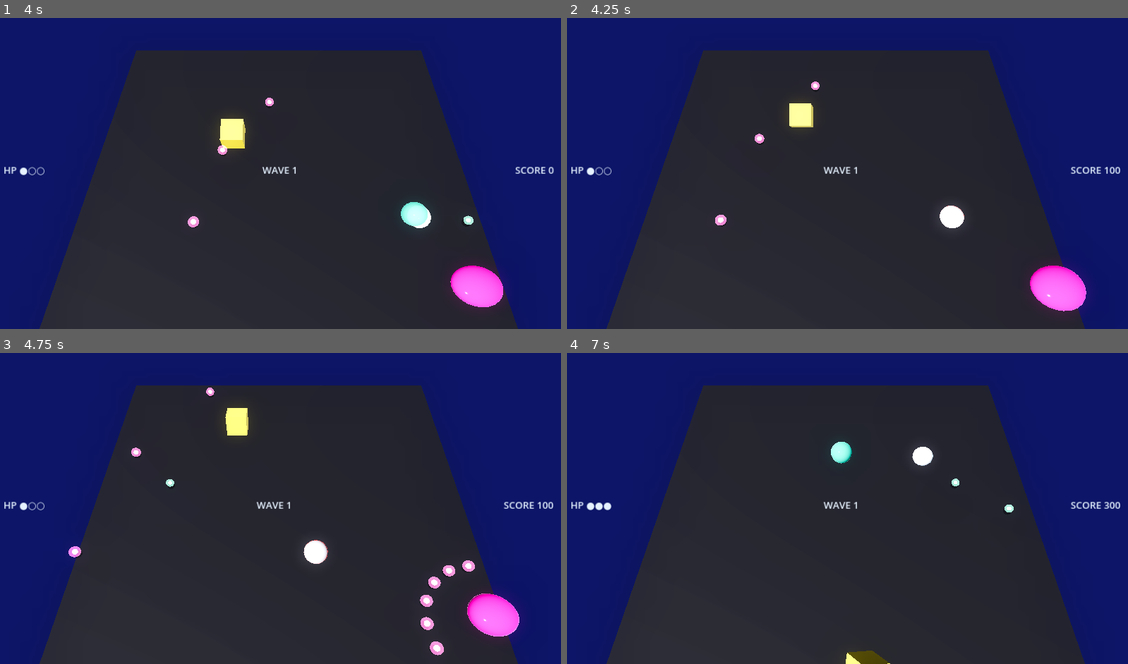
Above: before the commit, frames 1-4 (two rows, left to right).
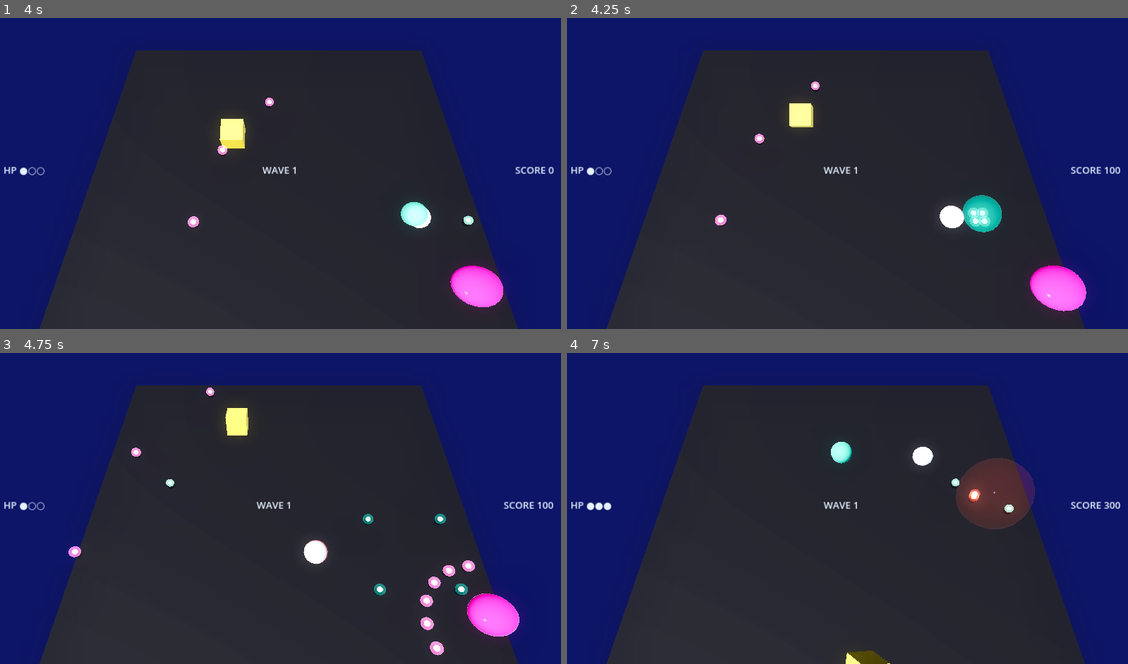
Above: after the commit, the same moments.

Repository: mbace1/toko-drop-godot
Game: Godot game, scene res://scenes/main.tscn
Same seed, same stepped clock (60 frames per second), same inputs: the game is played once before the commit and once after it.
Inputs (mouse positions are in pixels of both pictures, inside the frame that each line leads up to):
- Up to frame 1 (4 s): tap Enter at 0.5 s; move the mouse to (403, 154) at 0.52 s; press the mouse at (403, 154) at 0.53 s; hold D (move_right) 0.53-1.28 s; move the mouse to (168, 185) at 1.27 s; release the mouse at (168, 185) at 1.28 s; hold S (move_down) 1.28-2.03 s; tap Space (dash) at 1.35, 3.6 s; click (168, 185) at 1.55 s; move the mouse to (336, 101) at 2.02 s; press the mouse at (336, 101) at 2.03 s; hold D (move_right) 2.03-2.78 s; move the mouse to (252, 232) at 2.77 s; release the mouse at (252, 232) at 2.78 s; hold W (move_up) 2.78-3.53 s; click (252, 232) at 2.85 s; move the mouse to (448, 217) at 3.52 s; press the mouse at (448, 217) at 3.53 s; hold A (move_left) from 3.53 s (still down)
- Up to frame 2 (4.25 s): keep holding A (move_left)
- Up to frame 3 (4.75 s): keep holding A (move_left); move the mouse to (106, 458) at 4.27 s; release the mouse at (106, 458) at 4.28 s; click (106, 458) at 4.35 s
- Up to frame 4 (7 s): move the mouse to (875, 505) at 5.02 s; release A (move_left) at 5.03 s; press the mouse at (875, 505) at 5.03 s; hold S (move_down) 5.03-5.78 s; move the mouse to (763, 424) at 5.77 s; release the mouse at (763, 424) at 5.78 s; hold D (move_right) 5.78-6.53 s; tap Space (dash) at 5.85 s; click (763, 424) at 6.05 s; move the mouse to (970, 489) at 6.52 s; press the mouse at (970, 489) at 6.53 s; hold W (move_up) from 6.53 s (still down)

Frame 1 is identical in both runs. In frame 2, 0.7% of the frame differs, in the area x 70-78%, y 56-69%; in frame 3, 0.2%; in frame 4, 2.5%, in the area x 69-84%, y 33-57%.

Commit message:
Add death pops and revenge volleys — the corpses bite back
CLOSE COMBAT, which is half the game's own tagline and was the top open item
in PORT_STATUS. Killed bodies no longer vanish mid-frame: they swell 1+t*1.3
while fading on a squared curve over 0.28s (enemy.js updateDeath), leaving
the live list immediately so they can neither be shot again nor hold up a
wave clear, and finishing the pop in WaveDirector.corpses.

On death each body fires a retaliation that SPEAKS ITS SPECIES' LANGUAGE
(main.js onKill, v220): SPITTOR spits a slow aimed burst of 3, FANNER throws
a slow fan of 5, everything else blooms the classic ring. All at
TUNING.revenge.speedMult 0.6 — slow and grazeable, so it demands its own
strategy instead of imitating living fire — behind the source's own
240-bullet pool guard so a mass grave cannot starve the living of bullets.

Revenge also never wears living colours: the palette shift sends warm to dark
blood, yellow to poison green, cool to deep venom, so the two attack classes
read apart at a glance.

Smoke test 41 -> 55 checks; game boots clean headless.

Co-Authored-By: Claude Sonnet 5 <noreply@anthropic.com>
Claude-Session: https://claude.ai/code/session_01YVYCthnnpMWQ6WawyhARue

Diff:
--- a/scripts/bullet_pool.gd
+++ b/scripts/bullet_pool.gd
@@ -97,11 +97,13 @@
 
 ## isPlayer -> is_player, fat -> bigger slow lob shot (BAMBU-style, unused yet
 ## but kept so enemy scripts can opt in without a pool API change later).
-func spawn_dir(x: float, z: float, dx: float, dz: float, is_player: bool, color = null, fat: bool = false) -> void:
+## speed_mult is what makes revenge fire readable: TUNING.revenge.speedMult is
+## 0.6 — "revenge is slow — the graze game, not a wall".
+func spawn_dir(x: float, z: float, dx: float, dz: float, is_player: bool, color = null, fat: bool = false, speed_mult: float = 1.0) -> void:
 	if _pool.is_empty():
 		return
 	var b: Bullet = _pool.pop_back()
-	var speed := PLAYER_SPEED if is_player else (3.5 if fat else ENEMY_SPEED)
+	var speed := (PLAYER_SPEED if is_player else (3.5 if fat else ENEMY_SPEED)) * speed_mult
 	b.x = x
 	b.z = z
 	b.vx = dx * speed
--- a/scripts/enemy.gd
+++ b/scripts/enemy.gd
@@ -16,6 +16,13 @@
 
 const GEL_SHADER := preload("res://shaders/gel.gdshader")
 const HIT_WOBBLE_DECAY := 1.1   # TUNING.fx.hitWobbleDecay
+const DEATH_TIME := 0.28        # enemy.js updateDeath()
+const DEATH_GROWTH := 1.3       # "pop growth 3.2x -> 2.3x" => scale 1 + t*1.3
+
+## A corpse's retaliation SPEAKS THE SPECIES' LANGUAGE — TUNING.revenge.byType
+## (tuning.js line 237). Gunners spit a slow aimed burst, arc species throw a
+## slow fan, everything else blooms the classic ring.
+enum Revenge { RING, AIMED, FAN }
 
 var hp := 1
 var max_hp := 1
@@ -36,6 +43,12 @@
 var mesh: MeshInstance3D
 var mat: ShaderMaterial
 
+## Set by subclasses in init(); the fallback is RING (TUNING.revenge.fallback).
+var revenge_dialect := Revenge.RING
+
+var _dying := false
+var _death_t := 0.0
+var _base_alpha := 0.9
 var _t := 0.0                # free-running clock, also drives the gel ripple
 var _fire_t := 0.0           # counts UP toward fire_interval (enemy.js `_t`)
 var _telegraph_t := 0.0      # counts DOWN through the wind-up
@@ -76,7 +89,7 @@
 	mat.set_shader_parameter("gel_color", color)
 	mat.set_shader_parameter("rim_color", color.lightened(0.55))
 	mat.set_shader_parameter("wobble_amp", 0.0 if is_cube else 1.0)
-	mat.set_shader_parameter("alpha_amt", 0.9)
+	mat.set_shader_parameter("alpha_amt", _base_alpha)
 	mesh.material_override = mat
 	add_child(mesh)
 
@@ -98,9 +111,46 @@
 		return true
 	return false
 
+## Starts the death pop. The node is NOT freed here — WaveDirector moves it to
+## its corpse list and keeps calling update_death() until the pop finishes, so
+## a kill is something you SEE rather than a body vanishing mid-frame.
 func die() -> void:
 	alive = false
-	queue_free()
+	_dying = true
+	_death_t = DEATH_TIME
+
+## enemy.js updateDeath(): swells while fading on a SQUARED curve, so the body
+## is mostly transparent by the time it is large — the death stays readable
+## without a screen-filling flash. Returns true once the pop is over and the
+## node can be freed.
+func update_death(delta: float) -> bool:
+	if not _dying:
+		return true
+	_death_t -= delta
+	var t := 1.0 - maxf(_death_t, 0.0) / DEATH_TIME
+	mesh.scale = Vector3.ONE * (1.0 + t * DEATH_GROWTH)
+	mat.set_shader_parameter("alpha_amt", (1.0 - t) * (1.0 - t) * _base_alpha)
+	# The pre-death thrash: strongest at onset, fading as it bursts.
+	mat.set_shader_parameter("hit_wobble", maxf(0.0, _death_t / DEATH_TIME))
+	if _death_t <= 0.0:
+		_dying = false
+		return true
+	return false
+
+## TUNING.revenge.palette — a corpse never wears living colours. Warm shifts to
+## dark blood, yellow to poison green, cool to deep venom, so revenge fire and
+## living fire read apart at a glance (main.js revengeColor()).
+func revenge_color() -> Color:
+	var c := bullet_color if fire_interval > 0.0 else color
+	var h := c.h
+	var sat := c.s
+	var l := c.v
+	if h >= 0.10 and h <= 0.22:                     # yellowLo / yellowHi
+		return Color.from_hsv(0.285, maxf(sat, 0.75), 0.42)   # poison green
+	elif h < 0.10 or h > 0.92:                      # warmHiCut
+		return Color.from_hsv(h * 0.4 if h < 0.10 else h,
+			minf(1.0, sat * 1.2), maxf(0.30, l * 0.55))       # dark blood
+	return Color.from_hsv(h, minf(1.0, sat * 1.2), maxf(0.30, l * 0.5))  # deep venom
 
 ## Call from a subclass's update(delta) before its own movement. Advances the
 ## shared clock, decays hit-wobble and applies the spring squash (plus any
--- a/scripts/fanner.gd
+++ b/scripts/fanner.gd
@@ -35,6 +35,7 @@
 	setup(Color(1.0, 0.0, 0.667), 0.75, 1.4, 3, false)
 	bullet_color = Color(1.0, 0.4, 0.8)
 	fire_interval = 1.5
+	revenge_dialect = Revenge.FAN     # TUNING.revenge.byType: FANNER -> FAN
 	_strafe_dir = 1.0 if randf() < 0.5 else -1.0
 	_strafe_timer = 2.5 + randf()
 	# Wide flat pancake — TUNING.blob.shapes.FANNER.
--- a/scripts/spittor.gd
+++ b/scripts/spittor.gd
@@ -29,6 +29,7 @@
 	setup(Color(1.0, 0.333, 0.2), 0.9, 1.6, 3, false)
 	bullet_color = Color(1.0, 0.467, 0.333)
 	fire_interval = 2.2
+	revenge_dialect = Revenge.AIMED   # TUNING.revenge.byType: SPITTOR -> AIMED
 
 func update(delta: float) -> void:
 	_update_common(delta)
--- a/scripts/wave_director.gd
+++ b/scripts/wave_director.gd
@@ -51,6 +51,19 @@
 const BODY_CAP_PER := 1
 const BODY_CAP_MAX := 14
 
+# tuning.js revenge — "revenge is slow: the graze game, not a wall"
+const REV_SPEED_MULT := 0.6
+const REV_AIMED_COUNT := 3
+const REV_AIMED_SPREAD := 0.14
+const REV_FAN_COUNT := 5
+const REV_FAN_SPREAD := 0.5
+const REV_RING_SMALL := 4
+const REV_RING_BIG := 7
+const REV_RING_BIG_RADIUS := 0.75
+## main.js guards revenge with `bullets.active.length < 240` so a mass grave
+## cannot exhaust the pool and leave the living unable to shoot.
+const REV_POOL_GUARD := 240
+
 var wave := 0
 var half_x := 9.0
 var half_z := 9.0
@@ -58,6 +71,10 @@
 var bullets: BulletPool
 var enemies_root: Node3D
 var enemies: Array[Enemy] = []
+## Bodies mid-death-pop. They are out of `enemies` (so they cannot be shot
+## again and do not hold up a wave clear) but still on screen until the pop
+## finishes.
+var corpses: Array[Enemy] = []
 
 ## tuning.js waves.scale.budget — ramps to the knee, then flattens.
 func budget_for(w: int) -> float:
@@ -140,16 +157,69 @@
 func update(delta: float) -> void:
 	for i in range(enemies.size() - 1, -1, -1):
 		var e := enemies[i]
-		if not is_instance_valid(e) or not e.alive:
+		if not is_instance_valid(e):
 			enemies.remove_at(i)
 			continue
+		if not e.alive:
+			# Just died: fire its revenge, then move it to the corpse list so
+			# the pop plays out without blocking the wave clear.
+			enemies.remove_at(i)
+			_fire_revenge(e)
+			corpses.append(e)
+			continue
 		e.update(delta)
+
+	for i in range(corpses.size() - 1, -1, -1):
+		var c := corpses[i]
+		if not is_instance_valid(c):
+			corpses.remove_at(i)
+			continue
+		if c.update_death(delta):
+			corpses.remove_at(i)
+			c.queue_free()
+
 	if enemies.is_empty() and wave > 0:
 		wave_cleared.emit(wave)
+
+## CLOSE COMBAT: the dead shoot back (main.js onKill(), v187/v220). The volley
+## SPEAKS THE SPECIES' LANGUAGE — a gunner's corpse spits a slow aimed burst,
+## an arc species throws a slow fan, everything else blooms the classic ring —
+## all of it at 0.6x speed and in the revenge palette, so it demands its own
+## strategy rather than imitating living fire.
+func _fire_revenge(e: Enemy) -> void:
+	if bullets == null or target == null:
+		return
+	if bullets.active.size() >= REV_POOL_GUARD:
+		return
+	var col := e.revenge_color()
+	var ex := e.position.x
+	var ez := e.position.z
+
+	match e.revenge_dialect:
+		Enemy.Revenge.AIMED, Enemy.Revenge.FAN:
+			var aimed: bool = e.revenge_dialect == Enemy.Revenge.AIMED
+			var count := REV_AIMED_COUNT if aimed else REV_FAN_COUNT
+			var spread := REV_AIMED_SPREAD if aimed else REV_FAN_SPREAD
+			var bx := target.position.x - ex
+			var bz := target.position.z - ez
+			var base := atan2(bz, bx) if Vector2(bx, bz).length() > 1e-3 else randf() * TAU
+			for j in count:
+				var a := base + (float(j) - float(count - 1) * 0.5) * spread
+				bullets.spawn_dir(ex, ez, cos(a), sin(a), false, col, false, REV_SPEED_MULT)
+		_:
+			var n := REV_RING_BIG if e.radius > REV_RING_BIG_RADIUS else REV_RING_SMALL
+			var a0 := randf() * TAU
+			for j in n:
+				var a := a0 + (float(j) / float(n)) * TAU
+				bullets.spawn_dir(ex, ez, cos(a), sin(a), false, col, false, REV_SPEED_MULT)
 
 func clear() -> void:
 	for e in enemies:
 		if is_instance_valid(e):
 			e.queue_free()
 	enemies.clear()
+	for c in corpses:
+		if is_instance_valid(c):
+			c.queue_free()
+	corpses.clear()
 	wave = 0
--- a/tests/smoke.gd
+++ b/tests/smoke.gd
@@ -18,6 +18,8 @@
 	_test_spittor_holds_range_and_spits(root)
 	_test_fanner_fans(root)
 	_test_wave_budget(root)
+	_test_death_pop(root)
+	_test_revenge(root)
 	_test_wave_clears_and_advances(root)
 
 	print("SMOKE: %s" % ("PASS" if _ok else "FAIL"))
@@ -189,6 +191,84 @@
 	_check(wd.shooter_cap_for(1) == 1, "wave 1 allows a single shooter")
 	_check(wd.shooter_cap_for(99) == WaveDirector.SHOOTER_CAP_MAX, "the shooter cap tops out")
 
+func _test_death_pop(root: Node3D) -> void:
+	var e: Globbo = _place(root, Globbo.new(), Vector3(3.0, 0.0, 0.0), null, null)
+	e.take_hit(1)
+	_check(not e.alive, "a killed body is out of play immediately")
+	_check(not e.update_death(1.0 / 60.0), "the death pop is still running one frame later")
+
+	var scale_at_start := e.mesh.scale.x
+	for i in 10:
+		e.update_death(1.0 / 60.0)
+	_check(e.mesh.scale.x > scale_at_start, "the corpse SWELLS as it pops")
+	var alpha: float = e.mat.get_shader_parameter("alpha_amt")
+	_check(alpha < e._base_alpha, "and fades while it does (alpha %.2f)" % alpha)
+
+	var frames := 0
+	while not e.update_death(1.0 / 60.0) and frames < 120:
+		frames += 1
+	_check(frames < 120, "the pop finishes rather than running forever")
+	_check(is_equal_approx(Enemy.DEATH_TIME, 0.28), "the pop is enemy.js's 0.28s")
+
+func _test_revenge(root: Node3D) -> void:
+	var target := Node3D.new()
+	root.add_child(target)
+
+	# A melee body blooms the classic RING; a small radius takes the small one.
+	var bullets := _make_pool(root)
+	var wd := _rev_director(root, target, bullets)
+	var g: Globbo = _place(root, Globbo.new(), Vector3(4.0, 0.0, 0.0), target, null)
+	wd.enemies.append(g)
+	g.take_hit(1)
+	wd.update(1.0 / 60.0)
+	_check(bullets.active.size() == WaveDirector.REV_RING_SMALL,
+		"a melee corpse blooms a ring of %d (got %d)" % [WaveDirector.REV_RING_SMALL, bullets.active.size()])
+	_check(wd.corpses.size() == 1, "the corpse moves to the corpse list, not out of existence")
+	_check(wd.enemies.is_empty(), "and out of the live list, so it cannot hold up a wave clear")
+
+	var living_speed := BulletPool.ENEMY_SPEED
+	var rev_speed := Vector2(bullets.active[0].vx, bullets.active[0].vz).length()
+	_check(rev_speed < living_speed,
+		"revenge is SLOW — the graze game (%.1f vs living %.1f)" % [rev_speed, living_speed])
+	_check(is_equal_approx(rev_speed, living_speed * WaveDirector.REV_SPEED_MULT),
+		"revenge runs at exactly TUNING.revenge.speedMult")
+
+	# A gunner's corpse speaks its own language: a slow AIMED burst.
+	var b2 := _make_pool(root)
+	var wd2 := _rev_director(root, target, b2)
+	var sp: Spittor = _place(root, Spittor.new(), Vector3(4.0, 0.0, 0.0), target, b2)
+	wd2.enemies.append(sp)
+	while sp.alive:
+		sp.take_hit(sp.hp)
+	wd2.update(1.0 / 60.0)
+	_check(b2.active.size() == WaveDirector.REV_AIMED_COUNT,
+		"a SPITTOR corpse spits an AIMED burst of %d (got %d)" % [WaveDirector.REV_AIMED_COUNT, b2.active.size()])
+
+	# An arc species throws a slow FAN instead.
+	var b3 := _make_pool(root)
+	var wd3 := _rev_director(root, target, b3)
+	var fa: Fanner = _place(root, Fanner.new(), Vector3(4.0, 0.0, 0.0), target, b3)
+	wd3.enemies.append(fa)
+	while fa.alive:
+		fa.take_hit(fa.hp)
+	wd3.update(1.0 / 60.0)
+	_check(b3.active.size() == WaveDirector.REV_FAN_COUNT,
+		"a FANNER corpse throws a FAN of %d (got %d)" % [WaveDirector.REV_FAN_COUNT, b3.active.size()])
+
+	# The palette shift is the whole point: revenge must not wear living colours.
+	_check(fa.revenge_color() != fa.bullet_color,
+		"revenge fire never wears the living bullet colour")
+
+func _rev_director(root: Node3D, target: Node3D, bullets: BulletPool) -> WaveDirector:
+	var wd := WaveDirector.new()
+	root.add_child(wd)
+	wd.half_x = 9.0
+	wd.half_z = 9.0
+	wd.target = target
+	wd.bullets = bullets
+	wd.wave = 1   # non-zero so update() is in a "wave running" state
+	return wd
+
 func _test_wave_clears_and_advances(root: Node3D) -> void:
 	var target := Node3D.new()
 	root.add_child(target)
Not shown, changed: PORT_STATUS.md
Not shown, changed: README.md
